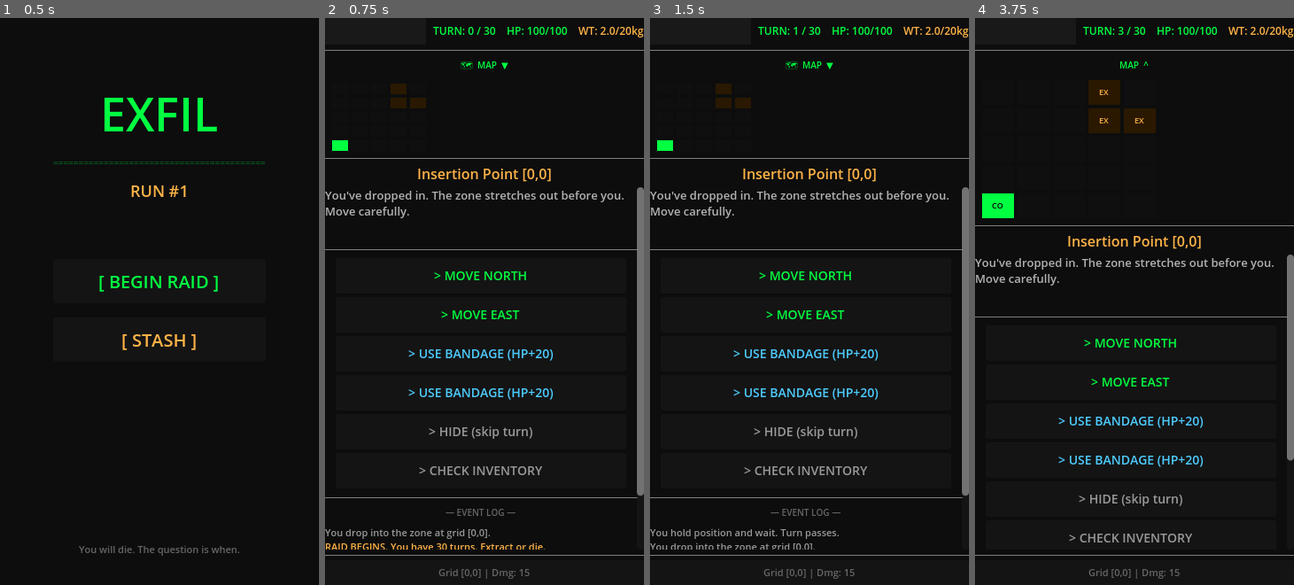
Above: before the commit, frames 1-4 (left to right).
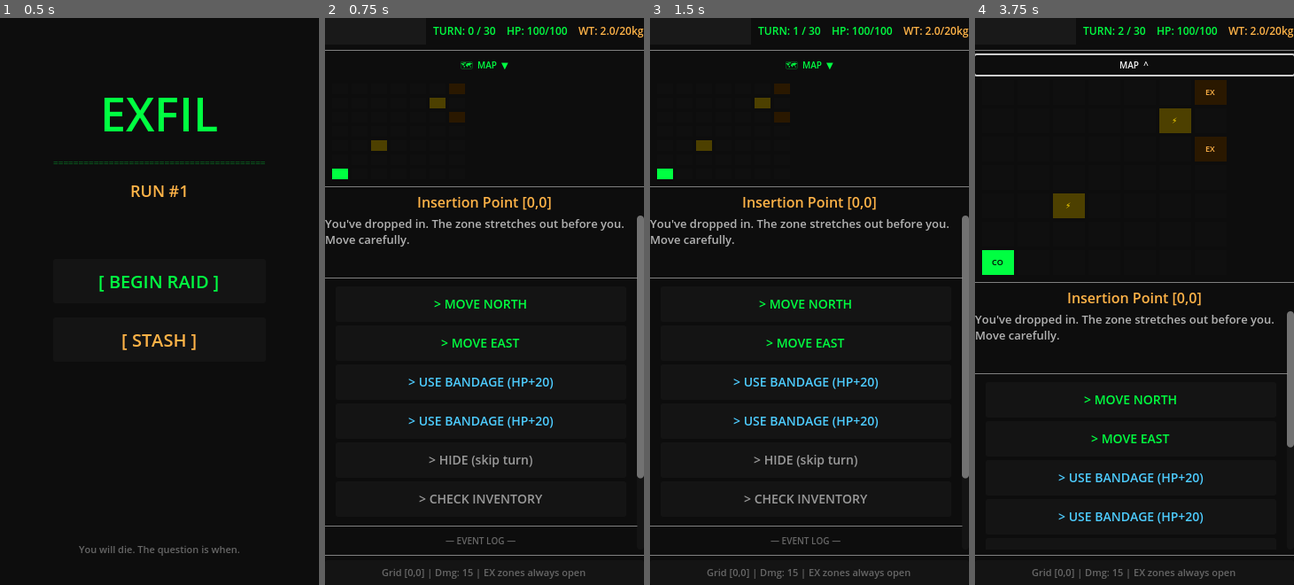
Above: after the commit, the same moments.

Repository: RJDray/Exfil
Game: Godot game, scene res://scenes/MainMenu.tscn
The game is run twice, just before and just after one commit, with the same random seed, the same clock (stepped at 60 frames per second) and the same inputs.
Inputs:
- Up to frame 1 (0.5 s): no input
- Up to frame 2 (0.75 s): click "[ BEGIN RAID ]" at 0.5 s
- Up to frame 3 (1.5 s): click "> HIDE (skip turn)" at 1.25 s
- Up to frame 4 (3.75 s): click "> HIDE (skip turn)" at 2 s; click "🗺 MAP ▼" at 2.75 s; click "> HIDE (skip turn)" at 3.5 s

Frame 1 is identical in both runs. In frame 2, 8.9% of the frame differs, in the area x 0-100%, y 11-99%; in frame 3, 8.8%; in frame 4, 11%, in the area x 0-100%, y 1-99%.

Commit message:
feat(map): remove extract window, 7x7 map, POI bosses, enemy loot drops
Co-Authored-By: Claude Opus 4.6 <noreply@anthropic.com>

Diff:
--- a/scenes/Raid.tscn
+++ b/scenes/Raid.tscn
@@ -95,7 +95,7 @@
 unique_name_in_owner = true
 layout_mode = 2
 size_flags_horizontal = 3
-columns = 5
+columns = 7
 
 [node name="MapDivider" type="HSeparator" parent="MainVBox"]
 layout_mode = 2
--- a/scripts/ItemDatabase.gd
+++ b/scripts/ItemDatabase.gd
@@ -308,6 +308,17 @@
 			attempts += 1
 
 	return result
+
+
+static func get_poi_loot() -> Array:
+	## Returns 3-4 high-value items: guaranteed 1 weapon, 1 med, 1 component, maybe armor.
+	var loot := []
+	loot.append(ITEMS[["shotgun", "smg", "pistol"][randi() % 3]].duplicate())
+	loot.append(ITEMS[["medkit", "stim_injector"][randi() % 2]].duplicate())
+	loot.append(ITEMS[["gun_parts", "circuit_board", "copper_wire"][randi() % 3]].duplicate())
+	if randf() < 0.5:
+		loot.append(ITEMS[["light_armor", "ballistic_vest"][randi() % 2]].duplicate())
+	return loot
 
 
 static func get_item_by_name(item_name: String) -> Dictionary:
--- a/scripts/Raid.gd
+++ b/scripts/Raid.gd
@@ -3,9 +3,7 @@
 ## Core raid gameplay — map generation, turns, movement, loot, combat, extraction.
 
 const MAX_TURNS := 30
-const EXTRACT_WINDOW_START := 25
-const EXTRACT_WINDOW_END := 30
-const MAP_SIZE := 5
+const MAP_SIZE := 7
 
 # Map data
 var rooms: Array = []  # 2D array [x][y] of room dictionaries
@@ -42,8 +40,9 @@
 			col.append(false)
 		visited_rooms.append(col)
 	visited_rooms[0][0] = true
+	minimap_grid.columns = MAP_SIZE
 	map_toggle_btn.pressed.connect(_toggle_minimap)
-	_add_log("[color=#ffb347]RAID BEGINS. You have 30 turns. Extract or die.[/color]")
+	_add_log("[color=#ffb347]RAID BEGINS. Extract at any EX zone or die.[/color]")
 	_add_log("You drop into the zone at grid [0,0].")
 	_update_ui()
 	_update_minimap()
@@ -135,6 +134,22 @@
 	"Elite": ["Elite Operative", "Rogue AI Drone"],
 }
 
+const POI_NAMES := ["Crashed Helicopter", "Military Cache", "Abandoned Lab", "Command Post", "Weapons Depot"]
+const POI_DESCS := [
+	"Wreckage of a downed bird. Something heavy is guarding it.",
+	"Military supply crates. Still locked. Something growls inside.",
+	"A research outpost. The lights still flicker. You're not alone.",
+	"Enemy command position. An officer waits inside.",
+	"High-value weapons storage. Heavily guarded.",
+]
+
+const POI_BOSSES := [
+	{"name": "Scav Boss", "hp": 90, "damage": 22, "xp": 200, "desc": "A heavily-armed scavenger leader."},
+	{"name": "Rival Operative", "hp": 80, "damage": 25, "xp": 200, "desc": "Trained and dangerous. Here for the same loot."},
+	{"name": "Military Elite", "hp": 110, "damage": 20, "xp": 250, "desc": "Former special forces. Not happy to see you."},
+	{"name": "Cult Enforcer", "hp": 95, "damage": 18, "xp": 200, "desc": "Fanatical. Heavily armoured. Unpredictable."},
+]
+
 
 func _generate_map() -> void:
 	rooms = []
@@ -157,10 +172,10 @@
 				room["is_looted"] = true
 			else:
 				var is_extract := false
-				# Place extract points at far corners/edges
+				# Place extract points at far corners/edges of 7x7 grid
 				if extract_count < 3:
-					if (x >= 3 and y >= 3) or (x == 4 and y >= 2) or (x >= 2 and y == 4):
-						if randf() < 0.4 or (x == 4 and y == 4 and extract_count == 0):
+					if (x >= 5 and y >= 5) or (x == 6 and y >= 4) or (x >= 4 and y == 6):
+						if randf() < 0.4 or (x == 6 and y == 6 and extract_count == 0):
 							is_extract = true
 							extract_count += 1
 
@@ -186,14 +201,34 @@
 	# Guarantee at least 2 extract points
 	if extract_count < 2:
 		for _i in range(2 - extract_count):
-			var ex := randi_range(3, 4)
-			var ey := randi_range(3, 4)
+			var ex := randi_range(5, 6)
+			var ey := randi_range(5, 6)
 			if rooms[ex][ey]["type"] != "extraction":
 				rooms[ex][ey]["type"] = "extraction"
 				rooms[ex][ey]["name"] = "Extraction Point"
 				rooms[ex][ey]["desc"] = "Open ground with clear sight lines. Flares mark the evac zone."
 				rooms[ex][ey]["is_extract"] = true
 				rooms[ex][ey]["loot"] = ItemDatabase.get_random_loot("extraction", scav_rank)
+
+	# Place 2 POI rooms in the middle region (x: 2-5, y: 2-5)
+	var poi_count := 0
+	var poi_attempts := 0
+	while poi_count < 2 and poi_attempts < 20:
+		poi_attempts += 1
+		var px := randi_range(2, 5)
+		var py := randi_range(2, 5)
+		var r: Dictionary = rooms[px][py]
+		if not r.get("is_extract", false) and not r.get("is_poi", false) and not (px == 0 and py == 0):
+			var name_idx := randi() % POI_NAMES.size()
+			r["type"] = "poi"
+			r["name"] = POI_NAMES[name_idx]
+			r["desc"] = POI_DESCS[name_idx]
+			r["is_poi"] = true
+			r["poi_cleared"] = false
+			r["enemies"] = []  # Boss spawns on enter, not pre-generated
+			r["loot"] = []
+			r["is_looted"] = false
+			poi_count += 1
 
 
 func _generate_enemies(x: int, y: int) -> Array:
@@ -247,18 +282,8 @@
 # --- UI ---
 
 func _update_ui() -> void:
-	var turn_color := "#00ff41"
-	if GameData.current_turn >= EXTRACT_WINDOW_START:
-		turn_color = "#ff4444"
-	elif GameData.current_turn >= 20:
-		turn_color = "#ffb347"
 	turn_label.text = "TURN: %d / %d" % [GameData.current_turn, MAX_TURNS]
 
-	var hp_color := "#00ff41"
-	if GameData.current_hp < 30:
-		hp_color = "#ff4444"
-	elif GameData.current_hp < 60:
-		hp_color = "#ffb347"
 	hp_label.text = "HP: %d/%d" % [GameData.current_hp, GameData.max_hp]
 
 	weight_label.text = "WT: %.1f/%.0fkg" % [GameData.current_weight, GameData.max_weight]
@@ -268,15 +293,10 @@
 	room_title.text = "%s [%d,%d]" % [room["name"], pos.x, pos.y]
 
 	# Update status bar
-	if GameData.current_turn >= EXTRACT_WINDOW_START and GameData.current_turn <= EXTRACT_WINDOW_END:
-		status_label.text = "!! EXTRACTION WINDOW OPEN — GET OUT NOW !!"
-	elif GameData.current_turn >= 20:
-		status_label.text = "Extract window opens in %d turns" % (EXTRACT_WINDOW_START - GameData.current_turn)
-	else:
-		var armor_text := ""
-		if GameData.get_armor_reduction() > 0:
-			armor_text = " | Armor: -%d%%" % int(GameData.get_armor_reduction() * 100)
-		status_label.text = "Grid [%d,%d] | Dmg: %d%s" % [pos.x, pos.y, GameData.get_player_damage(), armor_text]
+	var armor_text := ""
+	if GameData.get_armor_reduction() > 0:
+		armor_text = " | Armor: -%d%%" % int(GameData.get_armor_reduction() * 100)
+	status_label.text = "Grid [%d,%d] | Dmg: %d%s | EX zones always open" % [pos.x, pos.y, GameData.get_player_damage(), armor_text]
 
 
 func _update_minimap() -> void:
@@ -289,7 +309,7 @@
 	var cell_h := 28 if minimap_expanded else 12
 	var font_size := 9 if minimap_expanded else 7
 
-	# y=4 at top (north), y=0 at south
+	# y=6 at top (north), y=0 at south
 	for y_display in MAP_SIZE:
 		var y := MAP_SIZE - 1 - y_display
 		for x in MAP_SIZE:
@@ -303,8 +323,11 @@
 			var is_current := (x == pos.x and y == pos.y)
 			var room: Dictionary = rooms[x][y]
 			var is_extract: bool = room["is_extract"]
+			var is_poi: bool = room.get("is_poi", false)
 			var visited: bool = visited_rooms[x][y]
 			var abbr: String = ROOM_ABBREVIATIONS.get(room["type"], "??")
+			if is_poi:
+				abbr = "⚡"
 
 			var bg := ColorRect.new()
 			bg.set_anchors_preset(Control.PRESET_FULL_RECT)
@@ -314,6 +337,16 @@
 				# Player position — bright green
 				bg.color = Color("#00ff41")
 				cell.text = abbr if minimap_expanded else ""
+				cell.add_theme_color_override("font_color", Color(0, 0, 0))
+			elif is_poi and not visited:
+				# Unvisited POI — dim gold (always revealed)
+				bg.color = Color(0.3, 0.25, 0.0)
+				cell.text = "⚡" if minimap_expanded else ""
+				cell.add_theme_color_override("font_color", Color(1.0, 0.85, 0.0))
+			elif is_poi and visited:
+				# Visited POI — bright gold
+				bg.color = Color(1.0, 0.85, 0.0)
+				cell.text = "⚡" if minimap_expanded else ""
 				cell.add_theme_color_override("font_color", Color(0, 0, 0))
 			elif is_extract and not visited:
 				# Unvisited extract — dim amber (always reveal so player can navigate)
@@ -355,6 +388,25 @@
 		room_desc.add_text("[EXTRACTION POINT]")
 		room_desc.pop()
 
+	# POI boss encounter
+	if room.get("is_poi") and not room.get("poi_cleared", false):
+		# Spawn boss on first entry
+		if room["enemies"].size() == 0 and not in_combat:
+			var boss: Dictionary = POI_BOSSES[randi() % POI_BOSSES.size()].duplicate()
+			boss["max_hp"] = boss["hp"]
+			boss["is_boss"] = true
+			room["enemies"].append(boss)
+			room_desc.newline()
+			room_desc.push_color(Color(1.0, 0.85, 0.0))
+			room_desc.add_text("⚡ POINT OF INTEREST")
+			room_desc.newline()
+			room_desc.add_text("%s — HP: %d" % [boss["name"], boss["hp"]])
+			room_desc.newline()
+			room_desc.add_text(boss["desc"])
+			room_desc.newline()
+			room_desc.add_text("High-value target. Defeat it for major rewards.")
+			room_desc.pop()
+
 	# Check for enemies
 	if room["enemies"].size() > 0 and not in_combat:
 		in_combat = true
@@ -423,14 +475,9 @@
 	# Inventory
 	_add_action_button("> CHECK INVENTORY", _check_inventory, Color(0.6, 0.6, 0.6))
 
-	# Extract
+	# Extract — always available at EX zones
 	if room["is_extract"]:
-		if GameData.current_turn >= EXTRACT_WINDOW_START and GameData.current_turn <= EXTRACT_WINDOW_END:
-			_add_action_button(">> EXTRACT <<", _extract, Color(0, 1, 0))
-		else:
-			_add_action_button("> EXTRACT (opens turn 25)", _try_extract_early, Color(0.4, 0.4, 0.4))
-	elif GameData.current_turn >= EXTRACT_WINDOW_START and GameData.current_turn <= EXTRACT_WINDOW_END:
-		_add_action_button("! GO TO EX ZONE TO EXTRACT", func(): _add_log("Find an amber EX zone on the map and get there!"), Color(1, 0.4, 0.1))
+		_add_action_button(">> EXTRACT <<", _extract, Color(0, 1, 0))
 
 
 func _show_combat_actions() -> void:
@@ -463,9 +510,9 @@
 func _advance_turn(cost: int = 1) -> void:
 	GameData.current_turn += cost
 
-	# Check if past extraction window — permadeath
-	if GameData.current_turn > EXTRACT_WINDOW_END:
-		_add_log("[color=#ff4444]The extraction window has closed. You are trapped.[/color]")
+	# Check if past max turns — permadeath
+	if GameData.current_turn > MAX_TURNS:
+		_add_log("[color=#ff4444]Time's up. You failed to extract.[/color]")
 		_add_log("[color=#ff4444]No one is coming for you.[/color]")
 		await get_tree().create_timer(1.5).timeout
 		_die()
@@ -605,6 +652,18 @@
 
 # --- Combat ---
 
+func _generate_enemy_drops(enemy: Dictionary) -> Array:
+	var drops := []
+	var common_drops := ["cloth_strips", "metal_scrap", "rubber_seal", "adhesive", "copper_wire"]
+	drops.append(ItemDatabase.ITEMS[common_drops[randi() % common_drops.size()]].duplicate())
+	if randf() < 0.4:
+		drops.append(ItemDatabase.ITEMS[common_drops[randi() % common_drops.size()]].duplicate())
+	if enemy.get("name", "").contains("Scav") or enemy.get("name", "").contains("Guard"):
+		if randf() < 0.5:
+			drops.append(ItemDatabase.ITEMS["gun_parts"].duplicate())
+	return drops
+
+
 func _drop_enemy_loot(enemy: Dictionary) -> void:
 	var loot_table: Array = enemy.get("loot_table", [])
 	if loot_table.is_empty():
@@ -647,10 +706,32 @@
 
 	if current_enemy["hp"] <= 0:
 		_add_log("[color=#00ff41]%s eliminated.[/color]" % current_enemy["name"])
-		_drop_enemy_loot(current_enemy)
+		var pos := GameData.player_pos
+		var room: Dictionary = rooms[pos.x][pos.y]
+
+		# Check if this was a POI boss
+		if current_enemy.get("is_boss", false) and room.get("is_poi", false):
+			var boss_xp: int = current_enemy.get("xp", 200)
+			GameData.add_xp(boss_xp)
+			var poi_loot: Array = ItemDatabase.get_poi_loot()
+			room["loot"] = poi_loot
+			room["is_looted"] = false
+			room["poi_cleared"] = true
+			_add_log("[color=#ffdd00]⚡ MAJOR FIND! +%d XP — Premium loot recovered.[/color]" % boss_xp)
+		else:
+			_drop_enemy_loot(current_enemy)
+			# Enemy component drops added to room loot
+			var drops := _generate_enemy_drops(current_enemy)
+			if drops.size() > 0:
+				var drop_names: Array = []
+				for d in drops:
+					room["loot"].append(d)
+					drop_names.append(d["name"])
+				room["is_looted"] = false
+				_add_log("[color=#aaffaa]Enemy dropped: %s[/color]" % ", ".join(drop_names))
+
 		# Remove enemy from room
-		var pos := GameData.player_pos
-		var enemies: Array = rooms[pos.x][pos.y]["enemies"]
+		var enemies: Array = room["enemies"]
 		for i in enemies.size():
 			if enemies[i] == current_enemy:
 				enemies.remove_at(i)
@@ -688,9 +769,29 @@
 
 	if current_enemy["hp"] <= 0:
 		_add_log("[color=#00ff41]%s eliminated.[/color]" % current_enemy["name"])
-		_drop_enemy_loot(current_enemy)
 		var pos := GameData.player_pos
-		var enemies: Array = rooms[pos.x][pos.y]["enemies"]
+		var room: Dictionary = rooms[pos.x][pos.y]
+
+		if current_enemy.get("is_boss", false) and room.get("is_poi", false):
+			var boss_xp: int = current_enemy.get("xp", 200)
+			GameData.add_xp(boss_xp)
+			var poi_loot: Array = ItemDatabase.get_poi_loot()
+			room["loot"] = poi_loot
+			room["is_looted"] = false
+			room["poi_cleared"] = true
+			_add_log("[color=#ffdd00]⚡ MAJOR FIND! +%d XP — Premium loot recovered.[/color]" % boss_xp)
+		else:
+			_drop_enemy_loot(current_enemy)
+			var drops := _generate_enemy_drops(current_enemy)
+			if drops.size() > 0:
+				var drop_names: Array = []
+				for d in drops:
+					room["loot"].append(d)
+					drop_names.append(d["name"])
+				room["is_looted"] = false
+				_add_log("[color=#aaffaa]Enemy dropped: %s[/color]" % ", ".join(drop_names))
+
+		var enemies: Array = room["enemies"]
 		for i in enemies.size():
 			if enemies[i] == current_enemy:
 				enemies.remove_at(i)
@@ -783,14 +884,6 @@
 	get_tree().change_scene_to_file("res://scenes/PostRaid.tscn")
 
 
-func _try_extract_early() -> void:
-	var remaining := EXTRACT_WINDOW_START - GameData.current_turn
-	if remaining > 0:
-		_add_log("[color=#ffb347]Extraction not available yet — %d turns remaining.[/color]" % remaining)
-	else:
-		_add_log("[color=#ff4444]Extraction window has closed. You are trapped.[/color]")
-
-
 func _die() -> void:
 	var score := GameData.get_inventory_value()
 	GameData.record_death(score)
